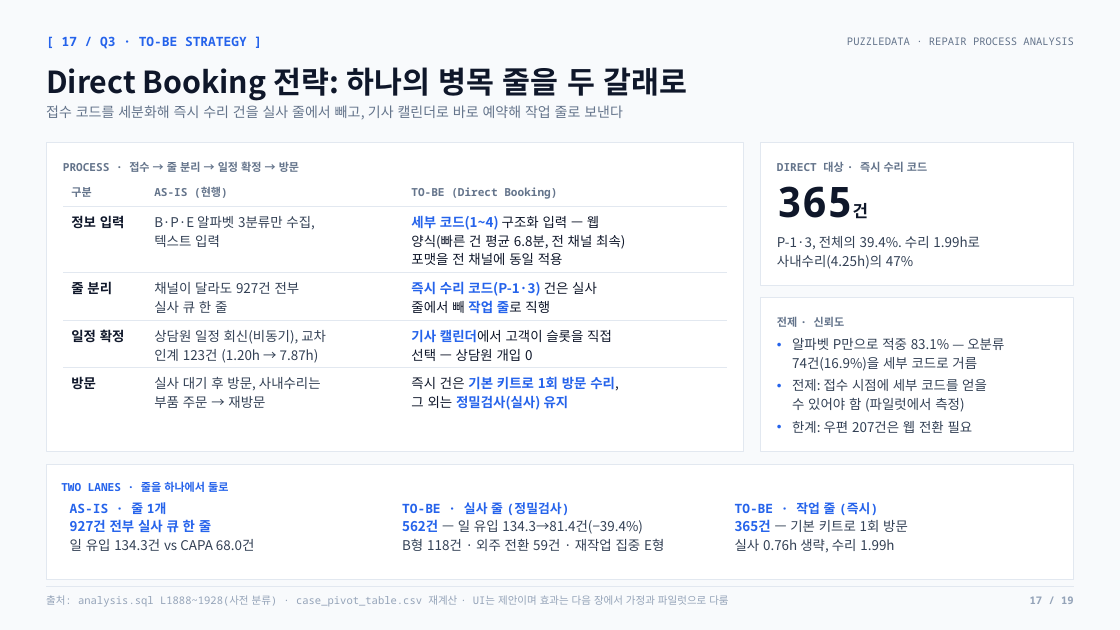
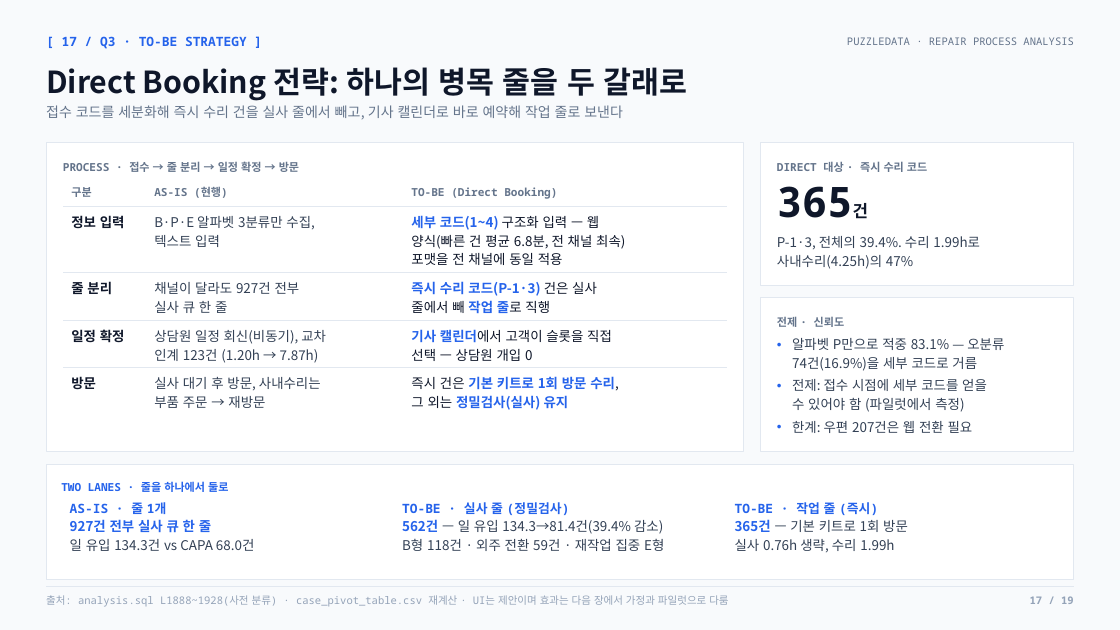
Before and after one commit to nus1245/puzzle_data, a slide deck: slide 17 of outputs/pptx/puzzledata_repair_report.pptx. Drawn at 1120x630 pixels with LibreOffice and Linux fonts; fonts in the diff are those of the drawing. Boxes give left, top, right and bottom in pixels: in the first picture for what was removed or moved away, otherwise in the second. Text is boxed around its words. In the diff, an @@ line names an element or a change of style, - is before the commit and + after.

```diff
--- a/outputs/pptx/puzzledata_repair_report.pptx
+++ b/outputs/pptx/puzzledata_repair_report.pptx
@@ text at bbox=[402, 519, 663, 534]: text changed @@
-562건 — 일 유입 134.3→81.4건(−39.4%)
+562건 — 일 유입 134.3→81.4건(39.4% 감소)
```
Also in this commit, not shown: 1 other slide changed, 3 other files.
